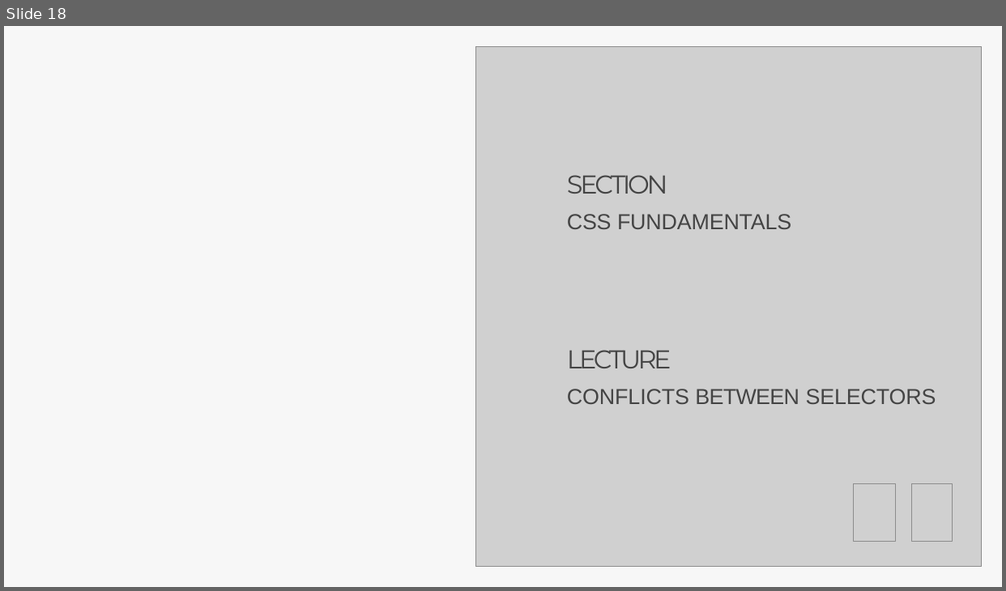
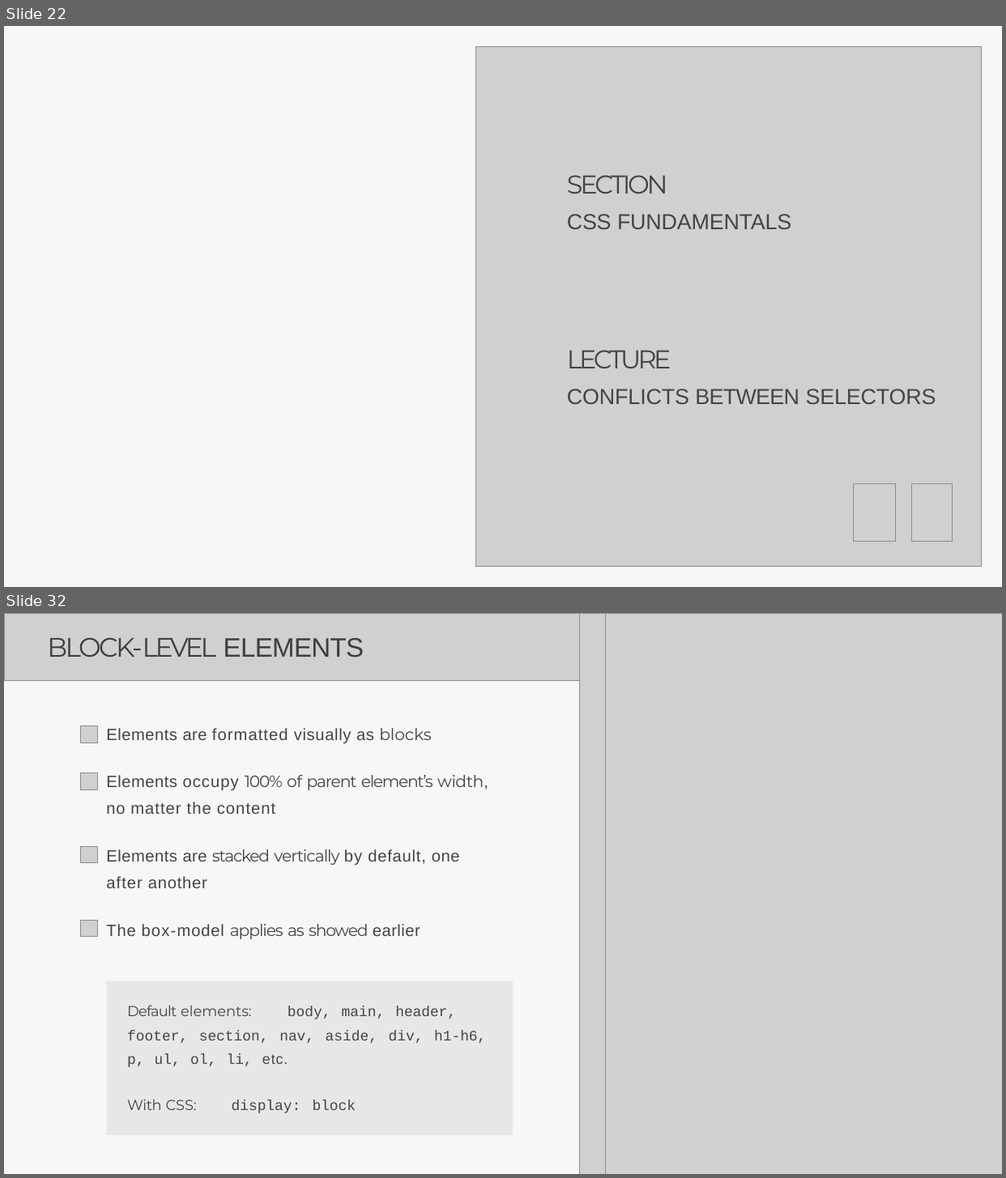
Before and after one commit to Aravindanchellam/UI-UX-Resources, a slide deck: LECTURE_HTML_CSS.pptx. Shown one above the other, each under a label of ours: slide 18 before the commit, slides 22 and 32 after it; the slides between them are not shown. The pictures are 1006x591 and 1006x1178 pixels, drawn with LibreOffice and Linux fonts; fonts in the diff are those of the drawing; grey boxes stand for pictures. Boxes give left, top, right and bottom in pixels: in the first picture for what was removed or moved away, otherwise in the second. Text is boxed around its words. In the diff, an @@ line names an element or a change of style, - is before the commit and + after.

```diff
--- a/LECTURE_HTML_CSS.pptx
+++ b/LECTURE_HTML_CSS.pptx
@@ slide 32 added at box(4, 613, 1002, 1174), background #FFFFFF; not listed: 1 template element that a slide beside it also shows @@
@@ picture added at box(4, 613, 1002, 680) @@
@@ picture added at box(579, 613, 1002, 1174) @@
@@ picture added at box(605, 613, 1002, 1174) @@
@@ title added at box(47, 637, 364, 658), 42.5 pt, text #3E3E3E @@
+BLOCK-LEVEL ELEMENTS
@@ picture added at box(80, 726, 97, 743) @@
@@ text added at box(106, 728, 488, 939), 26 pt, text #444444 @@
+Elements are formatted visually as blocks
+Elements occupy 100% of parent element’s width, no matter the content
+Elements are stacked vertically by default, one after another
+The box-model applies as showed earlier
@@ picture added at box(80, 773, 97, 790) @@
@@ picture added at box(80, 846, 97, 863) @@
@@ picture added at box(80, 920, 97, 936) @@
@@ rectangle added at box(107, 982, 513, 1135), fill #E7E7E7, 23 pt, text #444444 @@
+Default elements: body, main, header, footer, section, nav, aside, div, h1-h6, p, ul, ol, li, etc.
+With CSS: display: block
@@ what was slide 18 is now slide 22 @@
```
Also in this commit, not shown: 2 slides changed, 34 other slides added.
